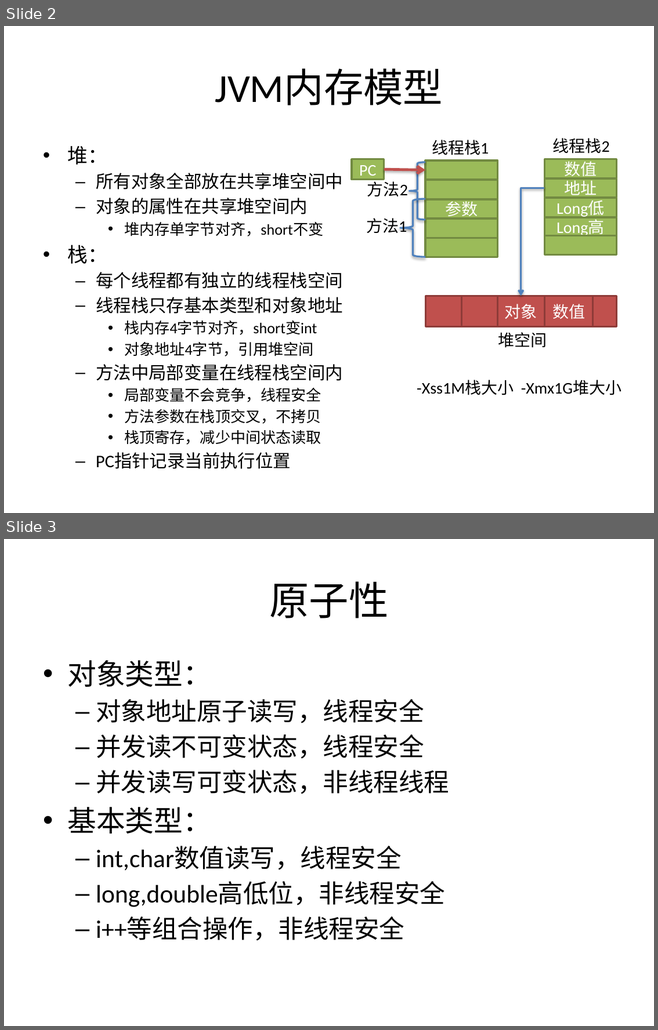
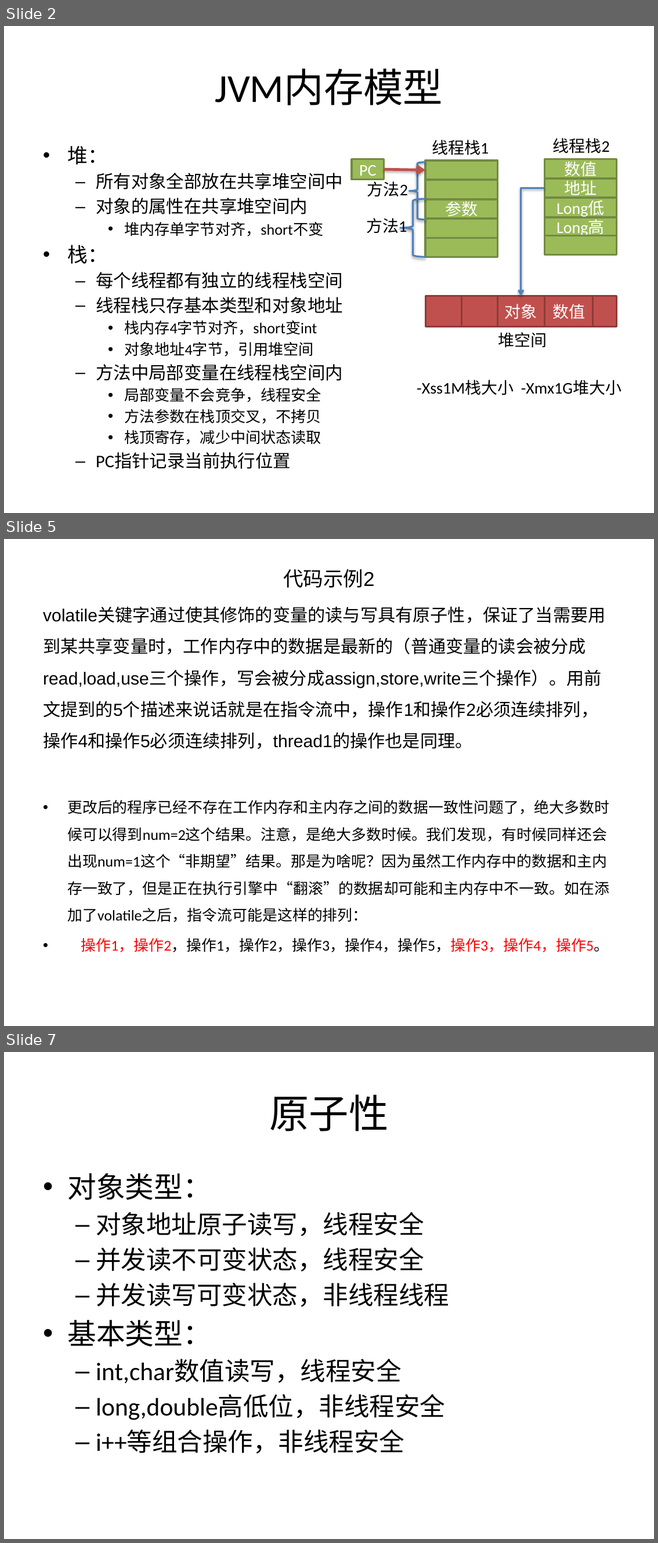
Before and after one commit to huangshumei/concurrentDemo, a slide deck: doc/[www.java1234.com]java并发编程阿里巴巴-梁飞.pptx. Shown one above the other, each under a label of ours: slides 2 and 3 before the commit, slides 2, 5 and 7 after it; the slides between them are not shown. The pictures are 658x1030 and 658x1543 pixels, drawn with LibreOffice and Linux fonts; fonts in the diff are those of the drawing; background and template pictures are left out. Boxes give left, top, right and bottom in pixels: in the first picture for what was removed or moved away, otherwise in the second. Text is boxed around its words. In the diff, an @@ line names an element or a change of style, - is before the commit and + after.

```diff
--- a/doc/[www.java1234.com]java并发编程阿里巴巴-梁飞.pptx
+++ b/doc/[www.java1234.com]java并发编程阿里巴巴-梁飞.pptx
@@ slide 5 added at (x1=4, y1=539, x2=654, y2=1026), background #FFFFFF @@
@@ text added at (x1=43, y1=569, x2=609, y2=953), 16.6 pt, text #000000 @@
+代码示例2
+volatile关键字通过使其修饰的变量的读与写具有原子性，保证了当需要用到某共享变量时，工作内存中的数据是最新的（普通变量的读会被分成read,load,use三个操作，写会被分成assign,store,write三个操作）。用前文提到的5个描述来说话就是在指令流中，操作1和操作2必须连续排列，操作4和操作5必须连续排列，thread1的操作也是同理。
+• 更改后的程序已经不存在工作内存和主内存之间的数据一致性问题了，绝大多数时候可以得到num=2这个结果。注意，是绝大多数时候。我们发现，有时候同样还会出现num=1这个“非期望”结果。那是为啥呢？因为虽然工作内存中的数据和主内存一致了，但是正在执行引擎中“翻滚”的数据却可能和主内存中不一致。如在添加了volatile之后，指令流可能是这样的排列：
+• 操作1，操作2，操作1，操作2，操作3，操作4，操作5，操作3，操作4，操作5。
@@ what was slide 3 is now slide 7 @@
```
Also in this commit, not shown: 3 other slides added, 13 other files.
